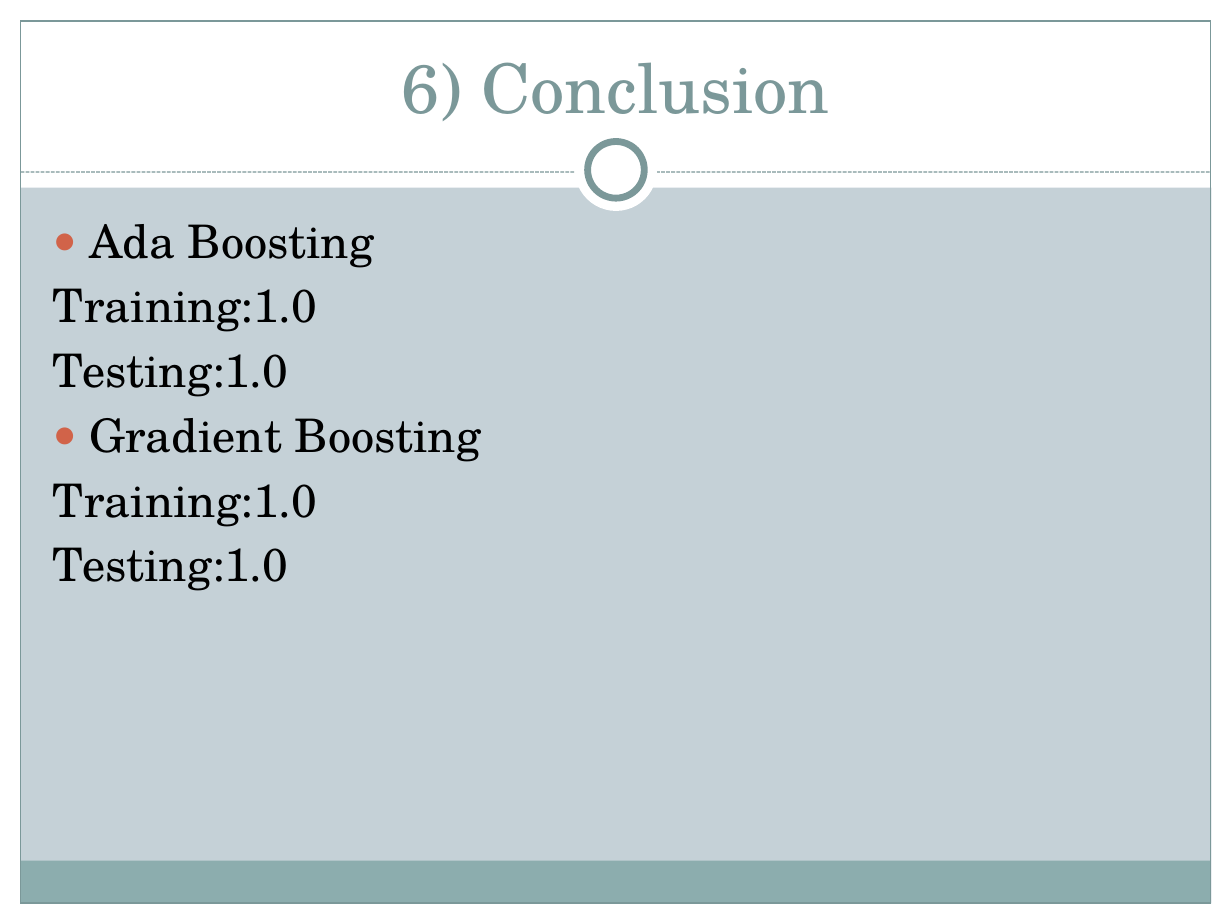
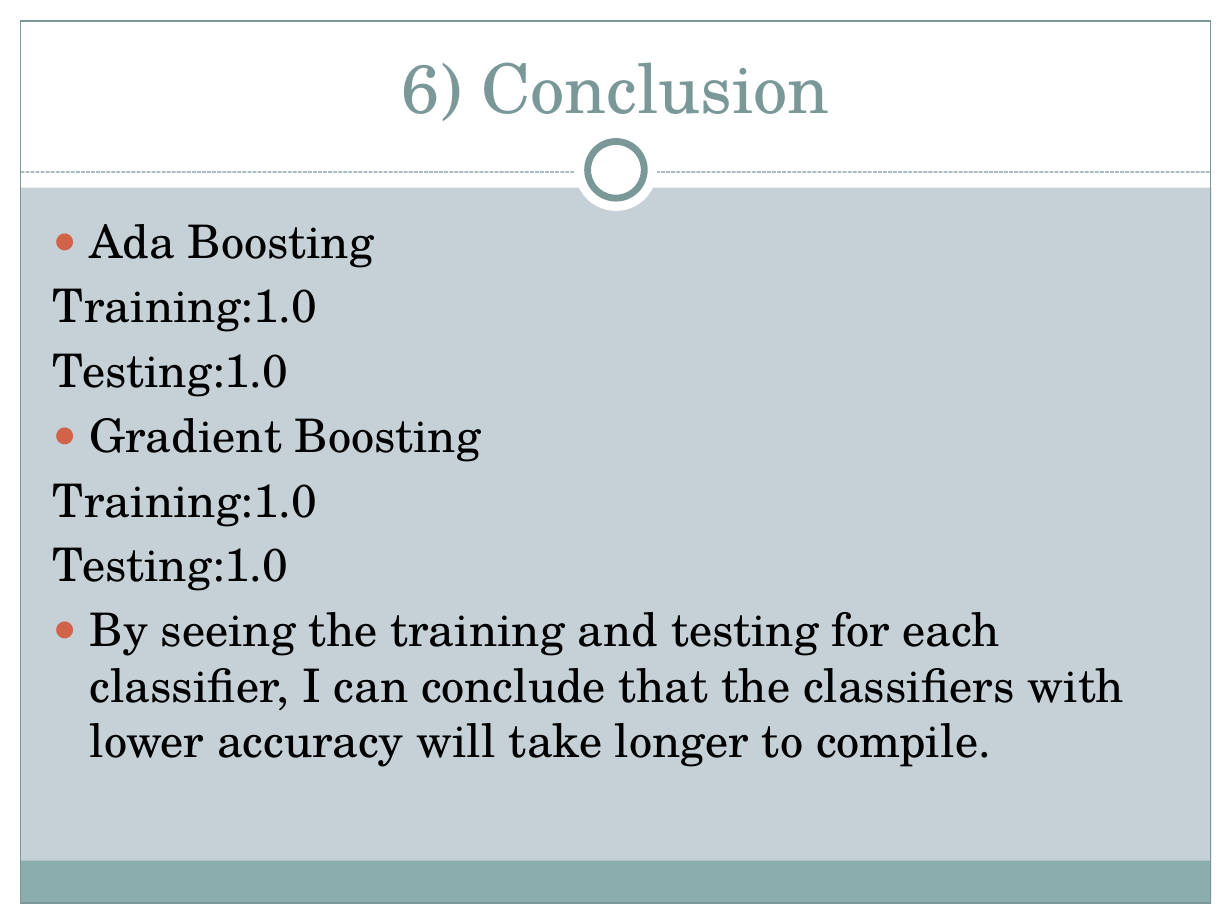
Before and after one commit to sathwikka/Hostel-Booking-Statues, a slide deck: slide 24 of 119EC0038 ML PROJECT.pptx. Drawn at 1232x924 pixels with LibreOffice and Linux fonts; fonts in the diff are those of the drawing. Boxes give left, top, right and bottom in pixels: in the first picture for what was removed or moved away, otherwise in the second. Text is boxed around its words. In the diff, an @@ line names an element or a change of style, - is before the commit and + after.

```diff
--- a/119EC0038 ML PROJECT.pptx
+++ b/119EC0038 ML PROJECT.pptx
@@ text at box(90, 612, 1124, 767): paragraph added @@
+● By seeing the training and testing for each classifier, I can conclude that the classifiers with lower accuracy will take longer to compile.
```
